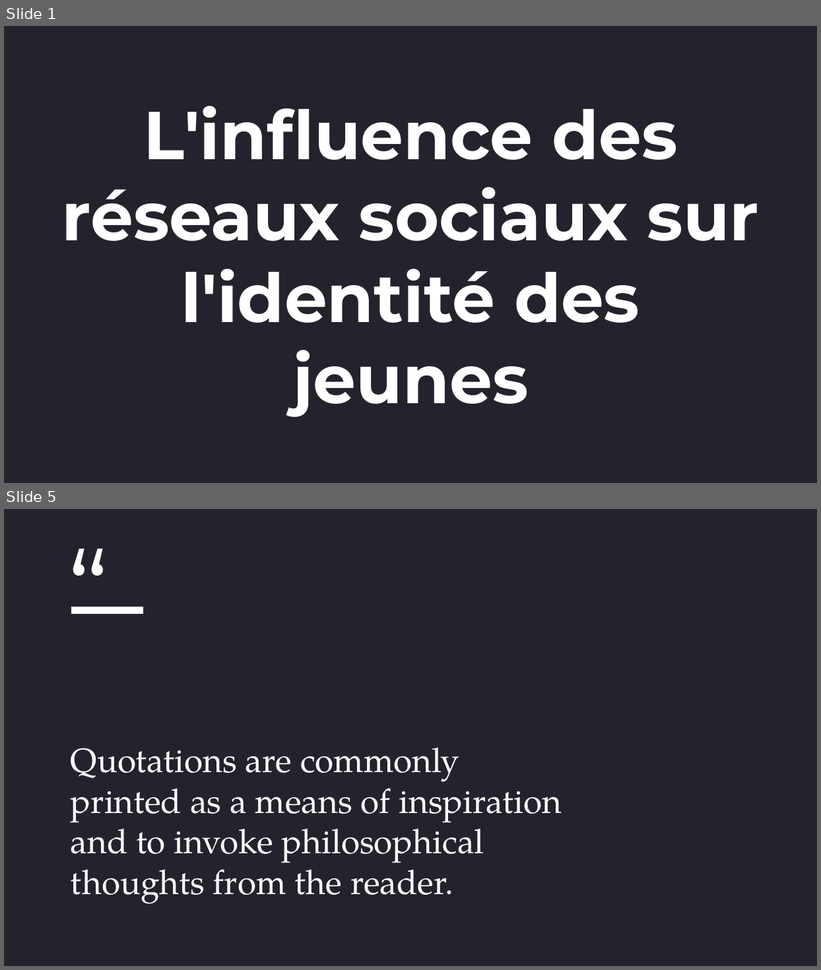
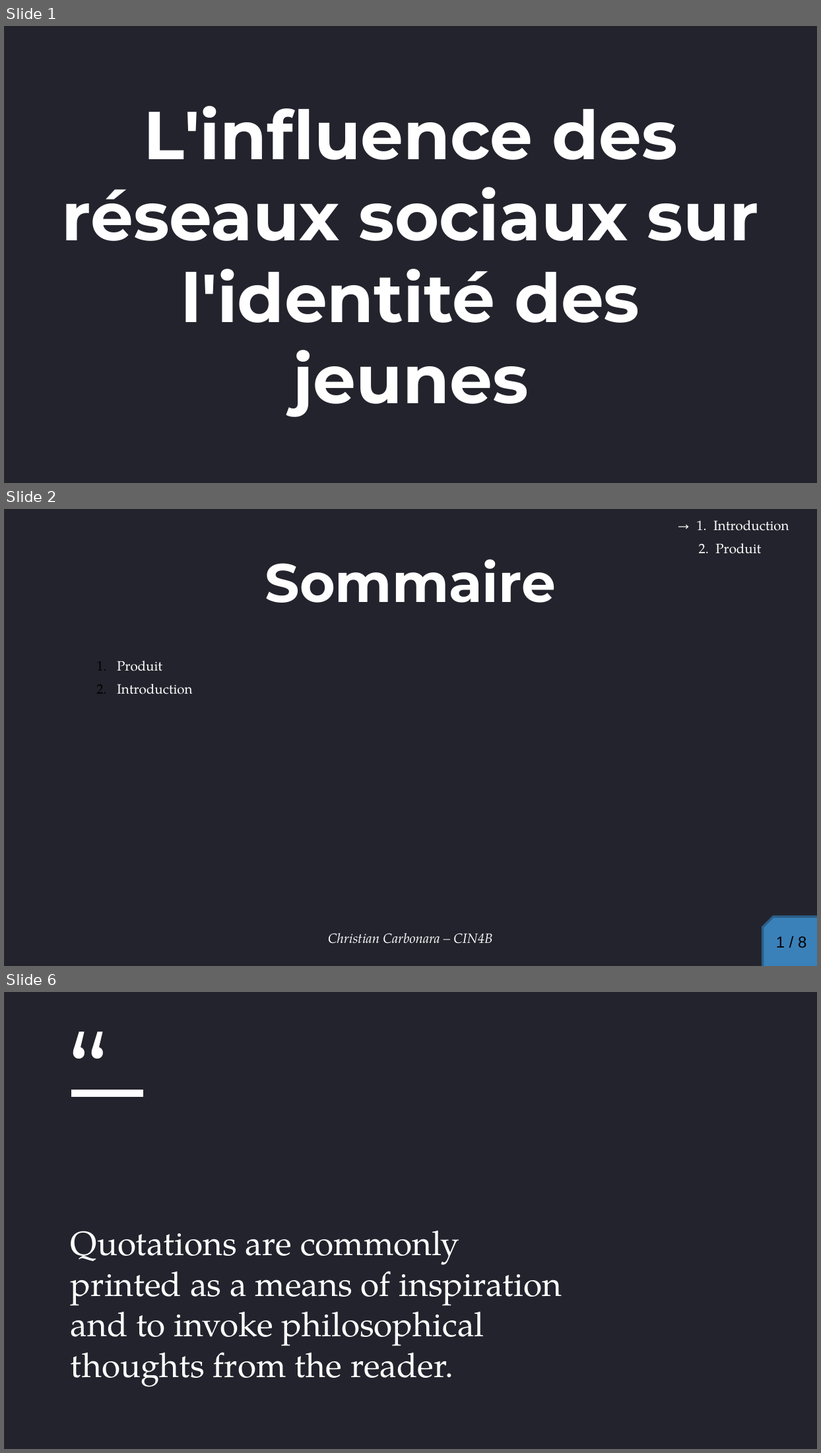
Before and after one commit to ChristianCarbonara/TPA, a slide deck: presentation.pptx. Shown one above the other, each under a label of ours: slides 1 and 5 before the commit, slides 1, 2 and 6 after it; the slides between them are not shown. The pictures are 821x970 and 821x1453 pixels, drawn with LibreOffice and Linux fonts; fonts in the diff are those of the drawing; background and template pictures are left out; a plain dark background stands for a picture behind light text. Boxes give left, top, right and bottom in pixels: in the first picture for what was removed or moved away, otherwise in the second. Text is boxed around its words. In the diff, an @@ line names an element or a change of style, - is before the commit and + after.

```diff
--- a/presentation.pptx
+++ b/presentation.pptx
@@ slide 2 added at [4,509,817,966], background picture (left out); not listed: 1 template element that a slide beside it also shows @@
@@ text added at [696,520,789,554], 12 pt, text #FFFFFF @@
+→ 1. Introduction
+2. Produit
@@ title added at [265,559,556,603], 48 pt, text #FFFFFF, bold @@
+Sommaire
@@ text added at [117,661,192,694], 12 pt, text #FFFFFF @@
+1. Produit
+2. Introduction
@@ snip same rect added at [762,917,817,966], fill #3A81BA, outline #2B5F8A 2 pt @@
@@ text added at [328,933,492,944], 12 pt, text #FFFFFF, italic @@
+Christian Carbonara – CIN4B
@@ text added at [776,937,807,949], 14 pt, text #000000 @@
+1 / 8
@@ what was slide 5 is now slide 6 @@
```
Also in this commit, not shown: 3 slides changed, 1 other slide added, 2 slides removed.
